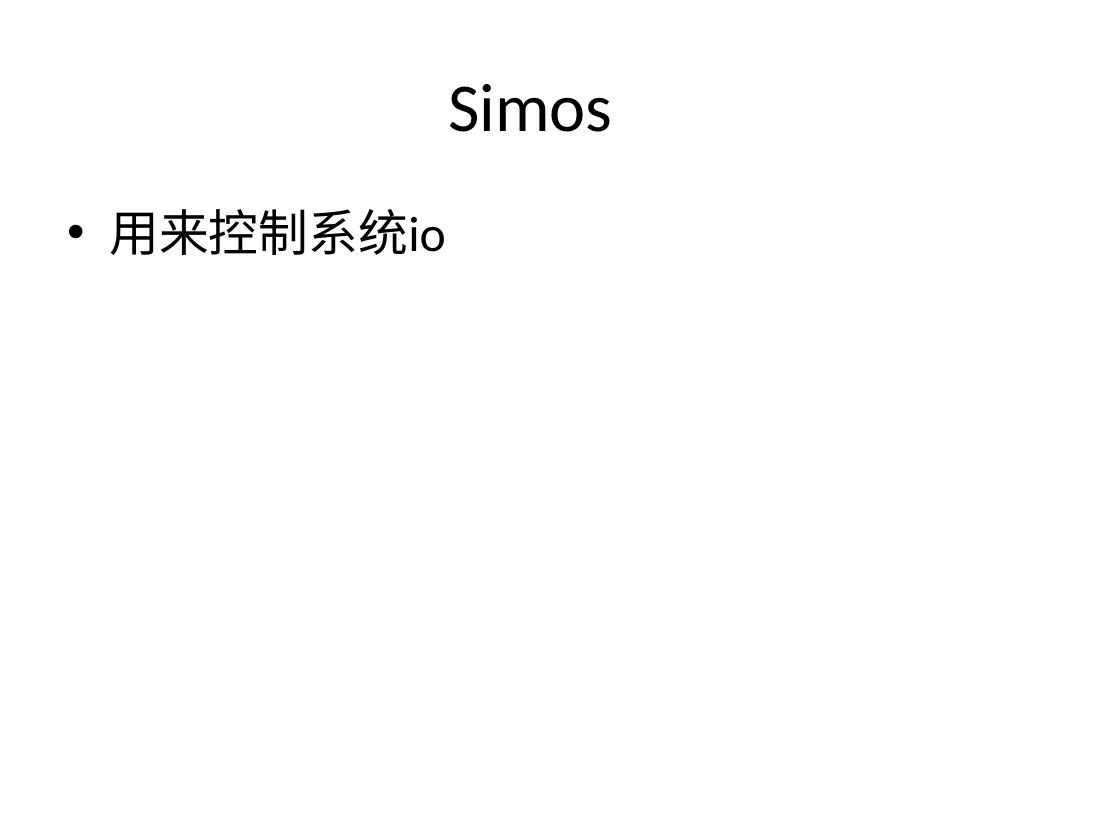
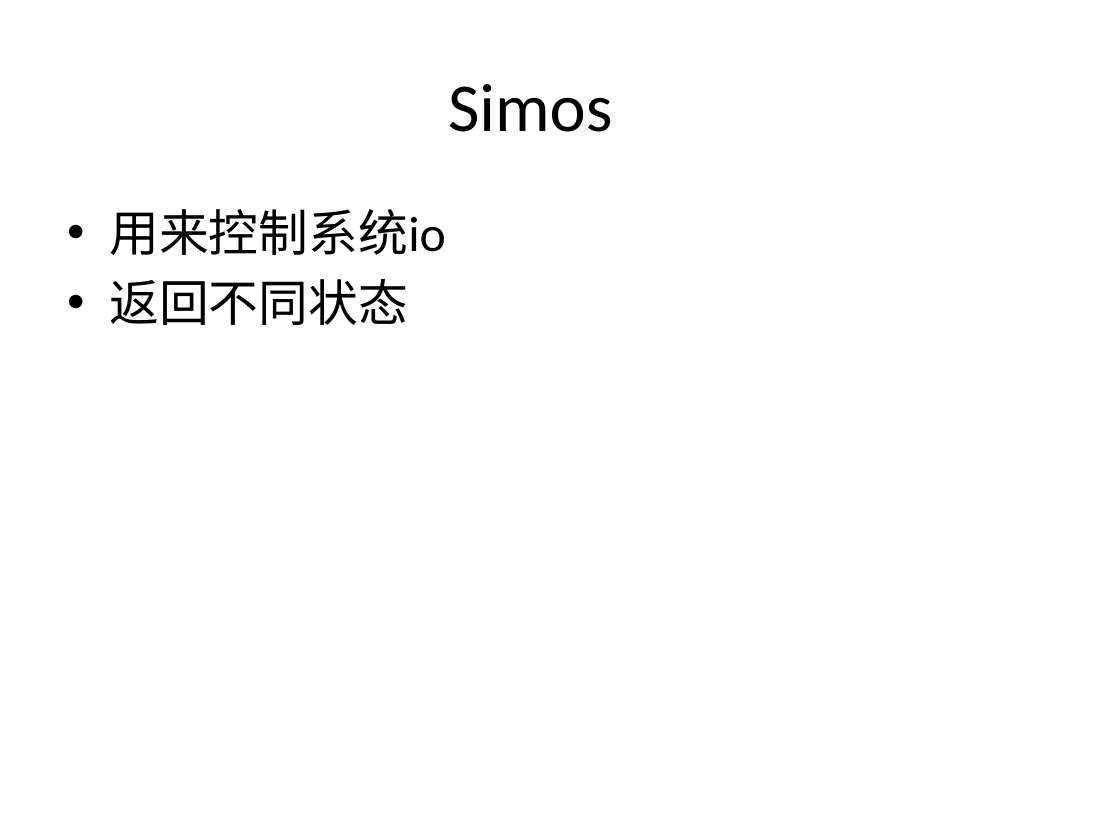
Before and after one commit to another1024/angr-analysis, a slide deck: slide 8 of 框架分析/angr分析.pptx. Drawn at 1120x840 pixels with LibreOffice and Linux fonts; fonts in the diff are those of the drawing. Boxes give left, top, right and bottom in pixels: in the first picture for what was removed or moved away, otherwise in the second. Text is boxed around its words. In the diff, an @@ line names an element or a change of style, - is before the commit and + after.

```diff
--- a/框架分析/angr分析.pptx
+++ b/框架分析/angr分析.pptx
@@ text at (109, 279, 408, 325): paragraph added @@
+• 返回不同状态
```
Also in this commit, not shown: 1 other file.
